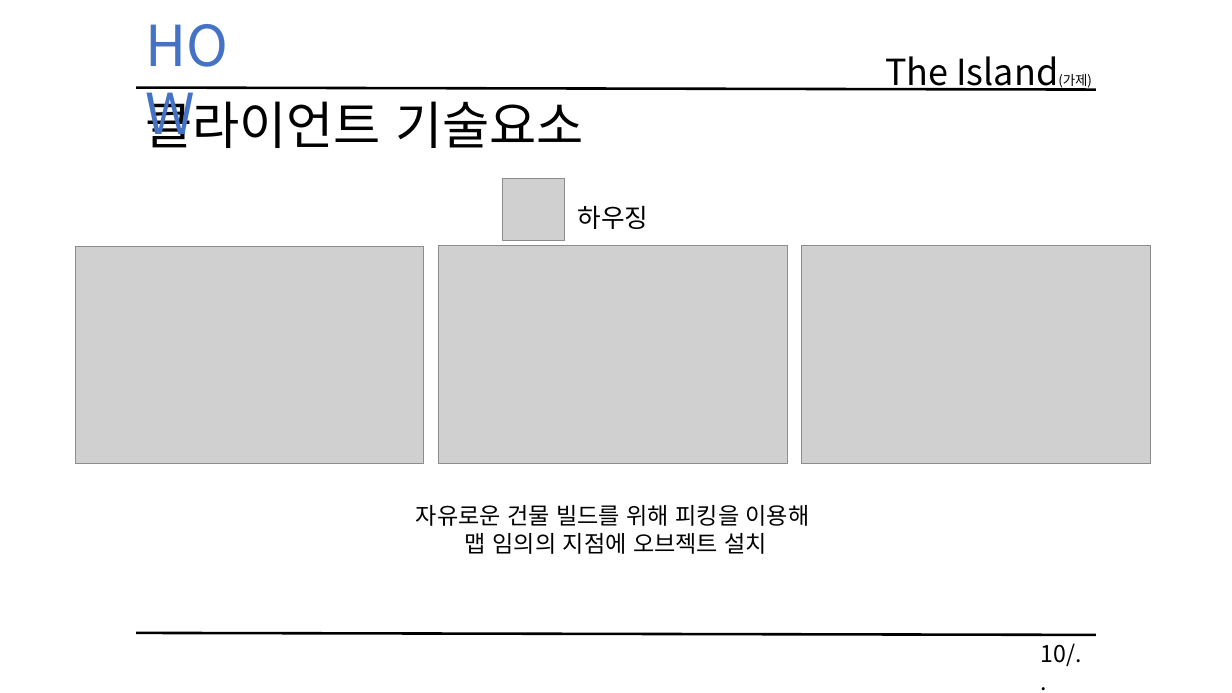
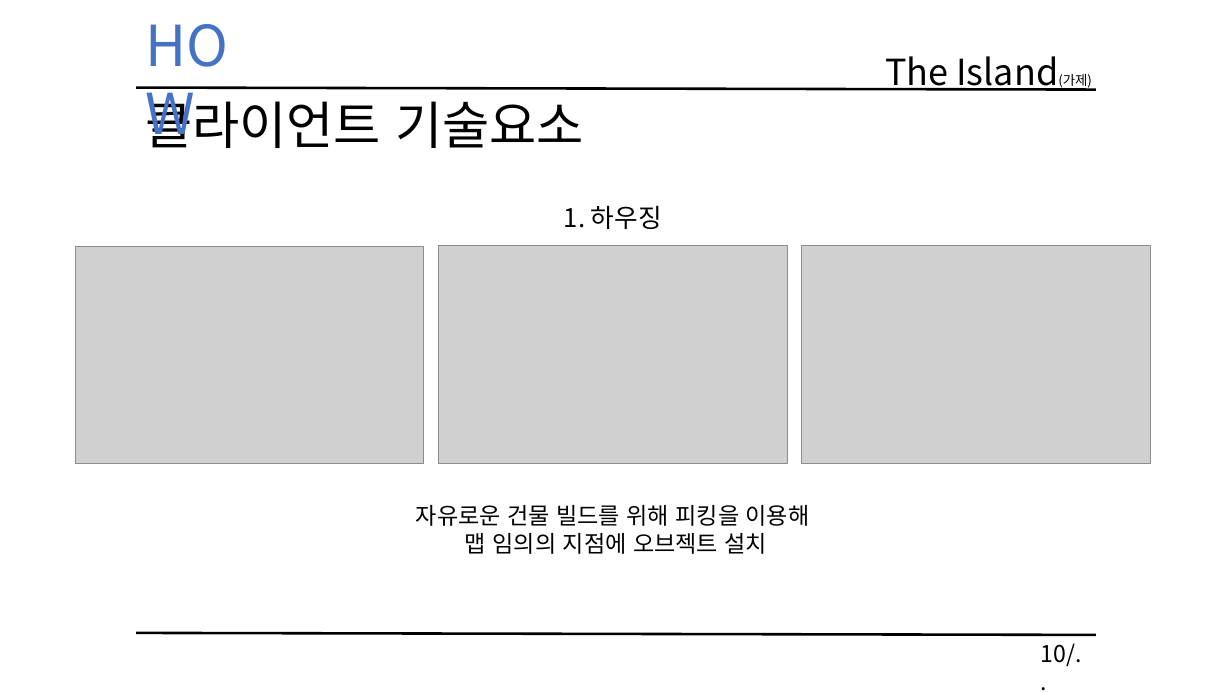
Before and after one commit to KimHaYoon/SickPerson, a slide deck: slide 10 of 문서/졸업작품 게임 기획서 초안.pptx. Drawn at 1232x693 pixels with LibreOffice and Linux fonts; fonts in the diff are those of the drawing; grey boxes stand for pictures. Boxes give left, top, right and bottom in pixels: in the first picture for what was removed or moved away, otherwise in the second. Text is boxed around its words. In the diff, an @@ line names an element or a change of style, - is before the commit and + after.

```diff
--- a/문서/졸업작품 게임 기획서 초안.pptx
+++ b/문서/졸업작품 게임 기획서 초안.pptx
@@ picture removed at [503,179,565,241] @@
@@ text at [564,205,662,229]: text changed @@
-하우징
+1. 하우징
```
Also in this commit, not shown: 8 other slides changed, 5 slides added.
